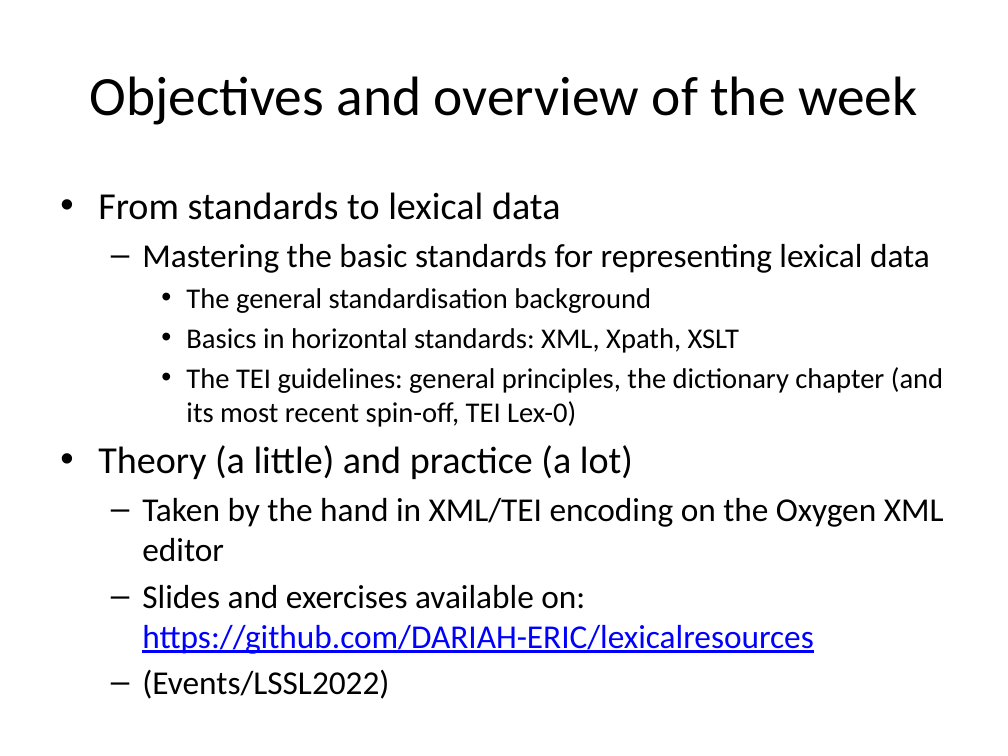
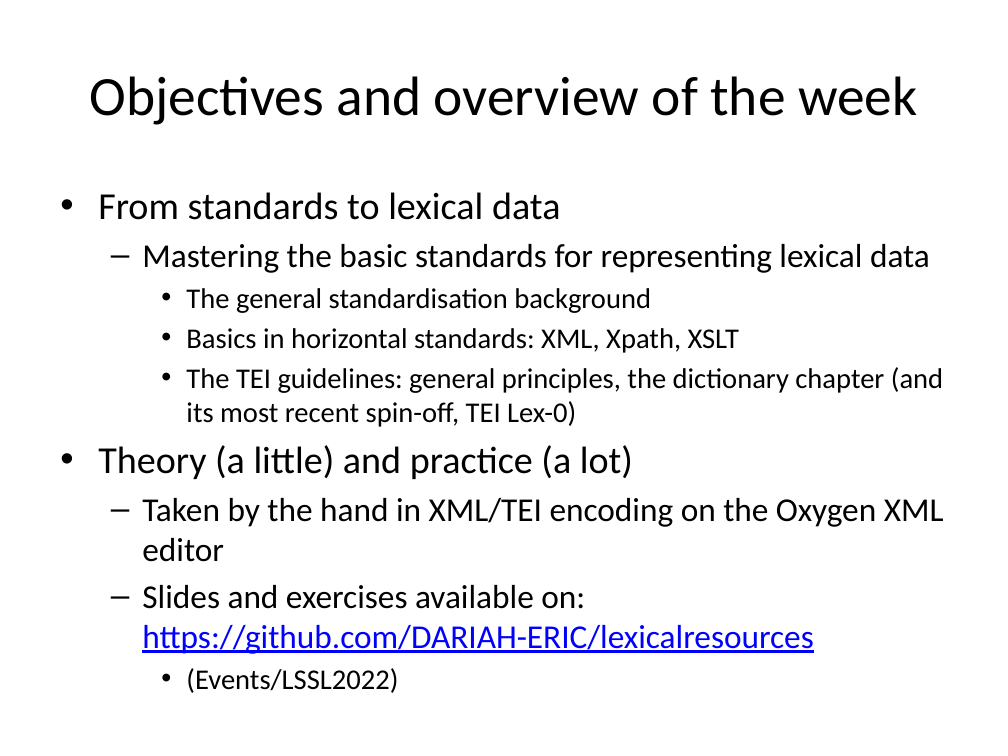
Before and after one commit to DARIAH-ERIC/lexicalresources, a slide deck: slide 2 of Events/LSSL2022/CourseMaterial/Lisbon 1 StandardsIntroduction.pptx. Drawn at 1008x756 pixels with LibreOffice and Linux fonts; fonts in the diff are those of the drawing. Boxes give left, top, right and bottom in pixels: in the first picture for what was removed or moved away, otherwise in the second. Text is boxed around its words. In the diff, an @@ line names an element or a change of style, - is before the commit and + after.

```diff
--- a/Events/LSSL2022/CourseMaterial/Lisbon 1 StandardsIntroduction.pptx
+++ b/Events/LSSL2022/CourseMaterial/Lisbon 1 StandardsIntroduction.pptx
@@ text at (x1=186, y1=668, x2=398, y2=693): size 23.8 to 20.4 pt in "(Events/LSSL2022)"; bullet – to •; list level 2 to 3 in "(Events/LSSL2022)" @@
```
Also in this commit, not shown: 1 other slide changed.
